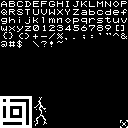
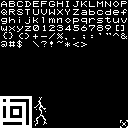
Layer changes from the first 128px x 128px image to the second:
painted on "ABCDEFGHIJKLMNOP ..." over [65, 42, 87, 47]
